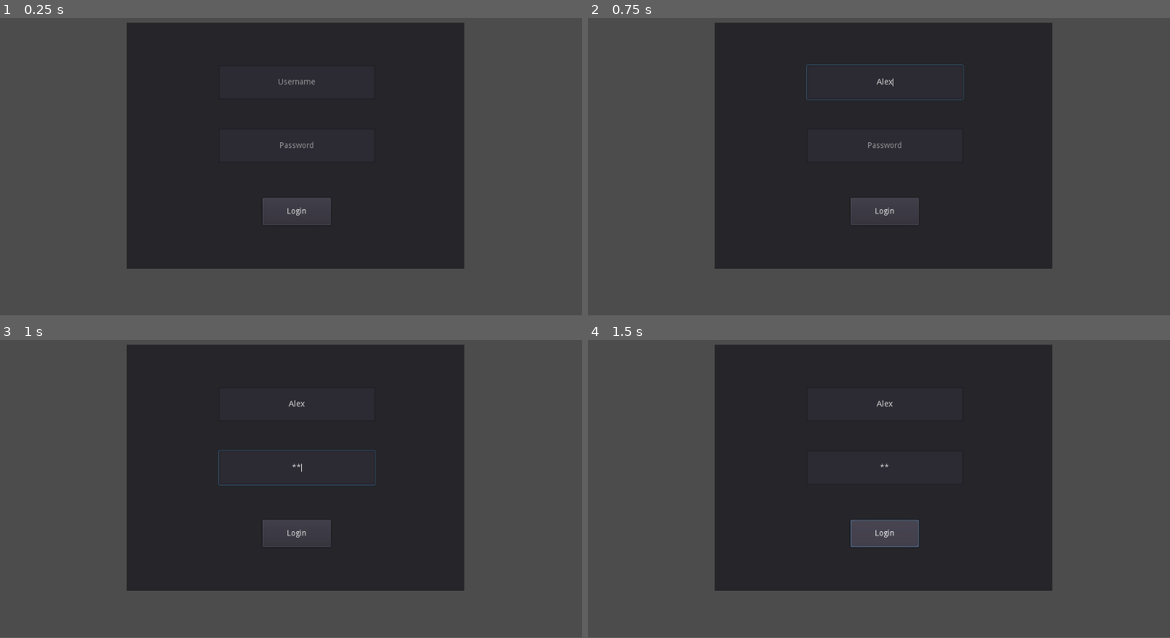
Above: before the commit, frames 1-4 (two rows, left to right).
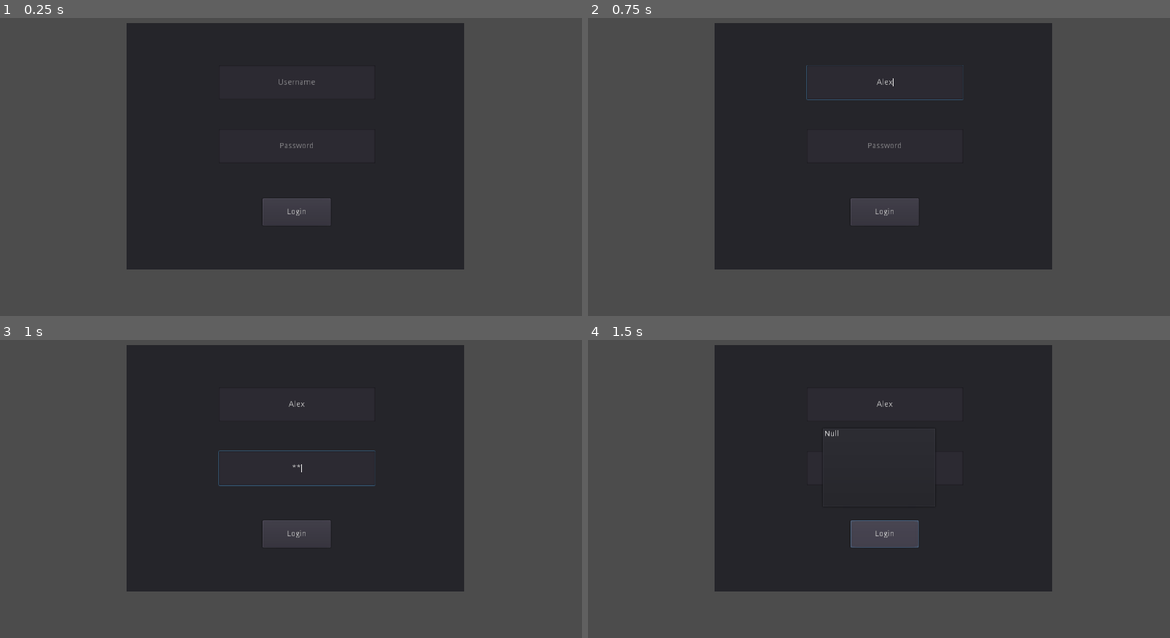
Above: after the commit, the same moments.

Repository: sephnir/KnightsAndKnowledge-game
Game: Godot game, scene res://scene/main.tscn
Two runs of this game, one before a commit and one after it. Both use one fixed random seed, a clock stepped at 60 frames per second and the inputs below.
Inputs (mouse positions are in pixels of both pictures, inside the frame that each line leads up to):
- Up to frame 1 (0.25 s): no input
- Up to frame 2 (0.75 s): click (884, 83) at 0.52 s; type "Alex" at 0.6 s
- Up to frame 3 (1 s): click (296, 468) at 0.75 s; type "12" at 0.83 s
- Up to frame 4 (1.5 s): click "Login" at 1.25 s
The window is 800x468 before the commit and 800x469 after it. Grey fills any space a smaller window leaves; there, only what the larger window draws over its background counts as a difference.

The runs differ from the first frame. In frame 1, 0.3% of the frame differs, in the area x 21-80%, y 20-85%; in frame 2, 0.4%; in frame 3, 0.5%; in frame 4, 0.3%.

Commit message:
Add connection timeout -Configurations for android export

Diff:
--- a/Constants.gd
+++ b/Constants.gd
@@ -1,4 +1,7 @@
 extends Node
 
+#const HOSTNAME = "www.mocky.io/v2/5dbe8ce1330000ce20a0e3ec";
 const HOSTNAME = "127.0.0.1";
-const PORT = 8000;
+const PORT = 80;
+
+const CONNECTION_TIMEOUT = 500;
--- a/gui/login/Login.gd
+++ b/gui/login/Login.gd
@@ -1,18 +1,29 @@
 extends Panel
 
-var api_route = "/api/login"
+var api_route = "/api/login";
+var timeout = -1;
 
 func _ready():
 	pass # Replace with function body.
 
 func _on_HTTPRequest_request_completed(result, response_code, headers, body ):
-	var json = JSON.parse(body.get_string_from_utf8());
+	var json = "";
+	if(typeof(body) == TYPE_RAW_ARRAY):
+		json = JSON.parse(body.get_string_from_utf8());
+	else:
+		json = JSON.parse(body);
+	timeout = -1;
 	$Btn_Login.disabled = false;
+	$PopupPanel.popup_centered();
+	$PopupPanel/Label.set_text(str(json.result));
 	print(json.result);
 
 func _on_Btn_Login_button_up():
-	var request_url = str("http://",$"/root/Constants".HOSTNAME, ":", $"/root/Constants".PORT, api_route);
-#	request_url = str("http://",$"/root/Constants".HOSTNAME, api_route);
+	var request_url = "";
+	if($"/root/Constants".PORT == 80 || $"/root/Constants".PORT == 0):
+		request_url = str("http://",$"/root/Constants".HOSTNAME, api_route);
+	else:
+		request_url = str("http://",$"/root/Constants".HOSTNAME, ":", $"/root/Constants".PORT, api_route);
 	print(request_url);
 	var headers = ["Content-Type: application/json"]
 	var email = $LE_Username.text;
@@ -20,7 +31,16 @@
 	var query = build_form_data(email, password);
 	print(query)
 	$HTTPRequest.request(request_url, headers, false, HTTPClient.METHOD_POST, query);
+	timeout = $"/root/Constants".CONNECTION_TIMEOUT;
 	$Btn_Login.disabled = true;
 
 func build_form_data(email, password):
 	return to_json({"email": email, "password": password});
+
+func _process(delta):
+	if(timeout>0):
+		timeout -= 1;
+	elif(timeout==0):
+		timeout = -1;
+		$HTTPRequest.cancel_request();
+		_on_HTTPRequest_request_completed("timeout", 408, [], '{"error":"timeout"}' );
--- a/gui/login/LoginPanel.tscn
+++ b/gui/login/LoginPanel.tscn
@@ -37,5 +37,18 @@
 [node name="HTTPRequest" type="HTTPRequest" parent="."]
 use_threads = true
 max_redirects = 4
+
+[node name="PopupPanel" type="PopupPanel" parent="."]
+visible = true
+margin_left = 204.0
+margin_top = 108.0
+margin_right = 404.0
+margin_bottom = 248.0
+
+[node name="Label" type="Label" parent="PopupPanel"]
+margin_left = 4.0
+margin_top = 4.0
+margin_right = 196.0
+margin_bottom = 136.0
 [connection signal="button_up" from="Btn_Login" to="." method="_on_Btn_Login_button_up"]
 [connection signal="request_completed" from="HTTPRequest" to="." method="_on_HTTPRequest_request_completed"]
--- a/project.godot
+++ b/project.godot
@@ -23,6 +23,10 @@
 
 Constants="*res://Constants.gd"
 
+[display]
+
+window/stretch/mode="2d"
+
 [rendering]
 
 quality/driver/driver_name="GLES2"
Not shown, added: commands.txt
Not shown, added: debug.keystore
